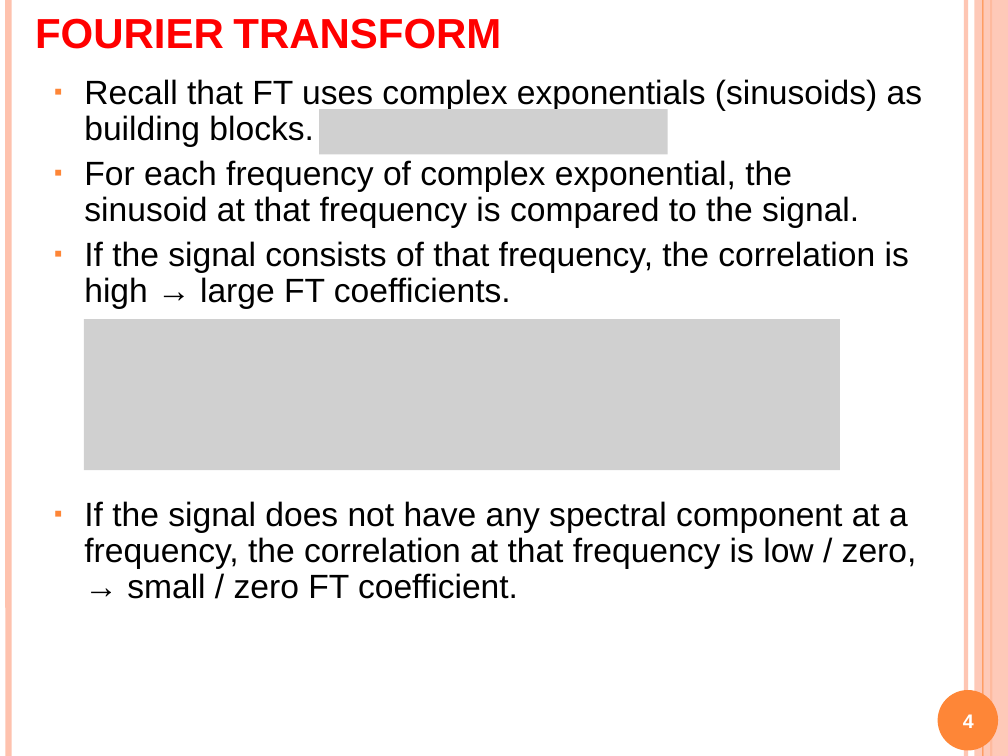
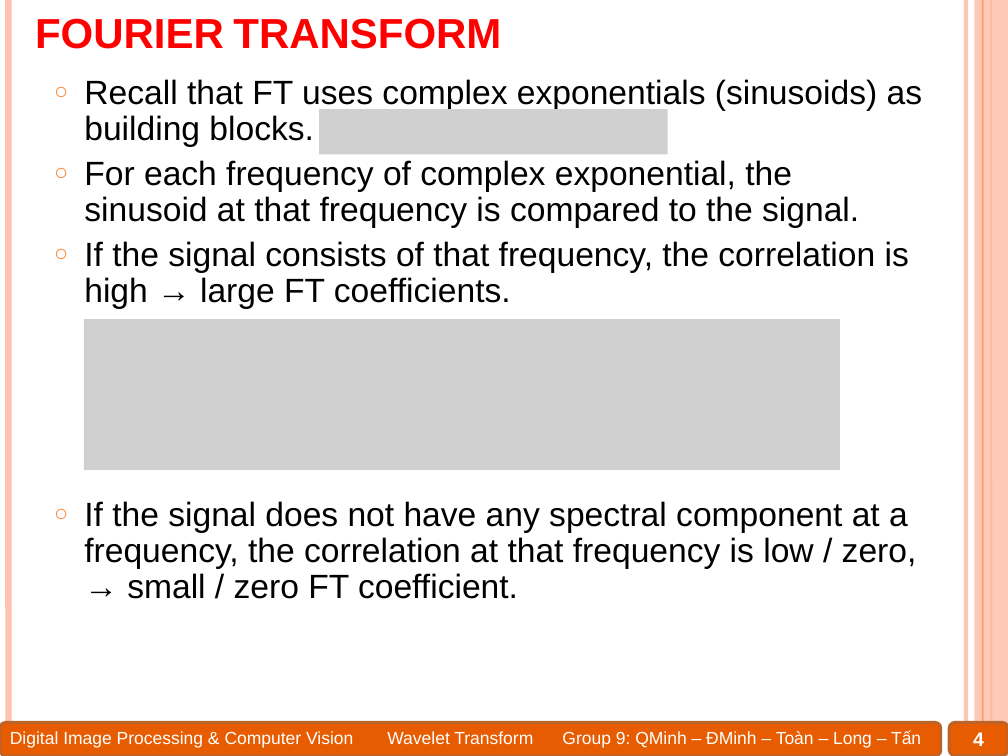
Before and after one commit to Alex7Huynh/dip-g9, a slide deck: slide 4 of 6. PPT/Wavelet transform.pptx. Drawn at 1008x756 pixels with LibreOffice and Linux fonts; fonts in the diff are those of the drawing; grey boxes stand for pictures. Boxes give left, top, right and bottom in pixels: in the first picture for what was removed or moved away, otherwise in the second. Text is boxed around its words. In the diff, an @@ line names an element or a change of style, - is before the commit and + after.

```diff
--- a/6. PPT/Wavelet transform.pptx
+++ b/6. PPT/Wavelet transform.pptx
@@ text "Recall that FT uses complex ..." at <box>84,79,922,599</box>: bullet ▪ to ○ @@
@@ ellipse removed at <box>937,690,998,751</box> @@
@@ rounded rectangle added at <box>0,723,940,756</box>, fill #E75C01, outline #BC6329 2 pt @@
@@ text added at <box>10,731,921,748</box>, 12.5 pt, text #FFFFFF @@
+Digital Image Processing & Computer Vision Wavelet Transform Group 9: QMinh – ĐMinh – Toàn – Long – Tấn
@@ page number: place and size @@
-page number at <box>963,714,974,728</box>
+page number at <box>973,732,984,746</box>
@@ rounded rectangle added at <box>950,723,1008,756</box>, fill #E75C01, outline #BC6329 2 pt @@
```
Also in this commit, not shown: 80 other slides changed, 3 slides added, 4 other files.
